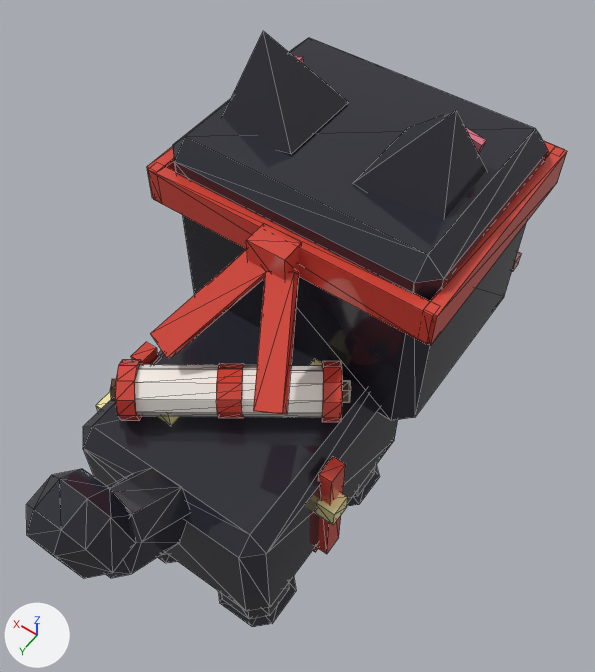
An edit to the glTF model assets/cat-cafe/exports/CatCafe_Cat_Void.glb, drawn before and after from the same camera.
Camera for both pictures: a camera (50 mm lens) standing at (-1.07, 1.32, 3.25) and looking at (-0.04, -0.11, 1.0). Lighting does not change. The marker at lower left points along +X, +Y and +Z. The picture after the commit comes second. Mesh edges are drawn as thin lines. Vertices at exactly the same position are counted once.

The first picture shows 'CatCafe_Cat_Void_Body', 'CatCafe_Cat_Void_EarL', 'CatCafe_Cat_Void_EarR', 'CatCafe_Cat_Void_Head', 'CatCafe_Cat_Void_LegB2', 'CatCafe_Cat_Void_Prop', 'CatCafe_Cat_Void_Prop2', 'CatCafe_Cat_Void_Tail' and 2 more.
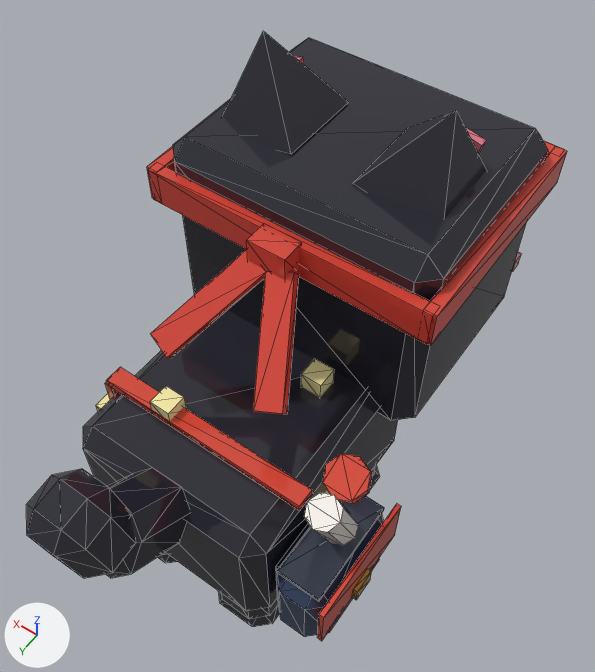
Edits to the bpy script that builds the scene:
```text
Change me_catcafe_cat_void_body:
    used by ob_catcafe_cat_void_body; location = (0.0, 0.0, 0.0)
    remove me_catcafe_cat_void_body.from_pydata(...)  # 64 vertices, 104 faces; spans x -0.46..0.46, y -0.355..0.595, z 0.33..0.98
    add me_catcafe_cat_void_body.from_pydata(...)  # 184 vertices, 304 faces; spans x -0.645..0.46, y -0.355..0.595, z 0.303..1.121
    me_catcafe_cat_void_body part 1: a new loose piece, a box spanning x -0.405..0.405, y 0.313..0.383, z 0.907..0.937, in mat_catcafe_palette
    me_catcafe_cat_void_body part 2: a new loose piece, a box spanning x 0.387..0.417, y 0.313..0.383, z 0.33..0.91, in mat_catcafe_palette
    me_catcafe_cat_void_body part 3: a new loose piece, a box spanning x -0.631..-0.613, y 0.123..0.573, z 0.558..0.776, in mat_catcafe_palette
    me_catcafe_cat_void_body part 4: a new loose piece, a box spanning x -0.645..-0.628, y 0.304..0.391, z 0.544..0.616, in mat_catcafe_palette
    me_catcafe_cat_void_body part 5: a new loose piece, a box spanning x -0.589..-0.429, y 0.159..0.536, z 0.76..0.777, in mat_catcafe_palette
    me_catcafe_cat_void_body part 6: a new loose piece of 24 vertices spanning x -0.618..-0.4, y 0.13..0.566, z 0.391..0.768, in mat_catcafe_palette
    me_catcafe_cat_void_body part 7: a new loose piece of 16 vertices spanning x -0.567..-0.451, y 0.234..0.462, z 0.716..1.082, in mat_catcafe_palette
    me_catcafe_cat_void_body part 8: a new loose piece of 16 vertices spanning x -0.581..-0.436, y 0.208..0.359, z 1.031..1.121, in mat_catcafe_palette
    other edits to the shape of me_catcafe_cat_void_body do not show in these pictures
Remove ob_catcafe_cat_void_prop2:
    ob_catcafe_cat_void_prop2 = bpy.data.objects.new('CatCafe_Cat_Void_Prop2', me_catcafe_cat_void_prop2)
    ob_catcafe_cat_void_prop2.location = (0.0, 0.0, 0.0)
```

Boxes (x1, y1, x2, y2) around the edits, measured in the pictures (595 x 672 px):
'CatCafe_Cat_Void_Body', reshaped (10% taller)
    before: (83, 310, 398, 611)
    after: (83, 310, 401, 641)
'CatCafe_Cat_Void_Prop2', deleted
    before: (110, 342, 351, 554)
part 1 of me_catcafe_cat_void_body, added (red)
    after: (106, 367, 312, 511)
part 2 of me_catcafe_cat_void_body, added
    after: (105, 382, 118, 400)
part 3 of me_catcafe_cat_void_body, added (brown)
    after: (318, 504, 401, 641)
part 4 of me_catcafe_cat_void_body, added
    after: (352, 569, 372, 600)
part 5 of me_catcafe_cat_void_body, added (blue)
    after: (277, 496, 384, 602)
part 6 of me_catcafe_cat_void_body, added (blue)
    after: (276, 514, 383, 637)
part 7 of me_catcafe_cat_void_body, added
    after: (304, 493, 358, 545)
part 8 of me_catcafe_cat_void_body, added (red)
    after: (323, 454, 372, 504)
